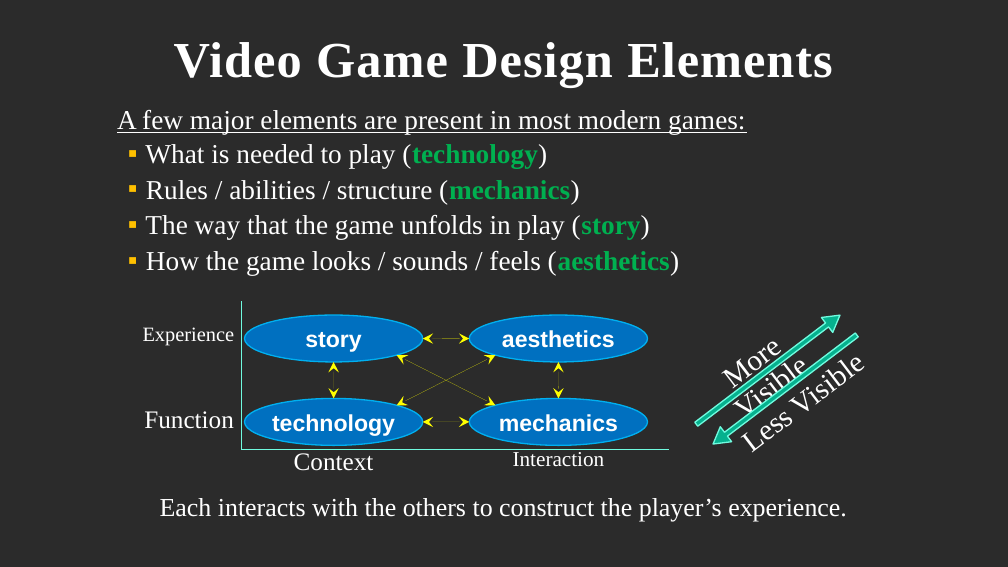
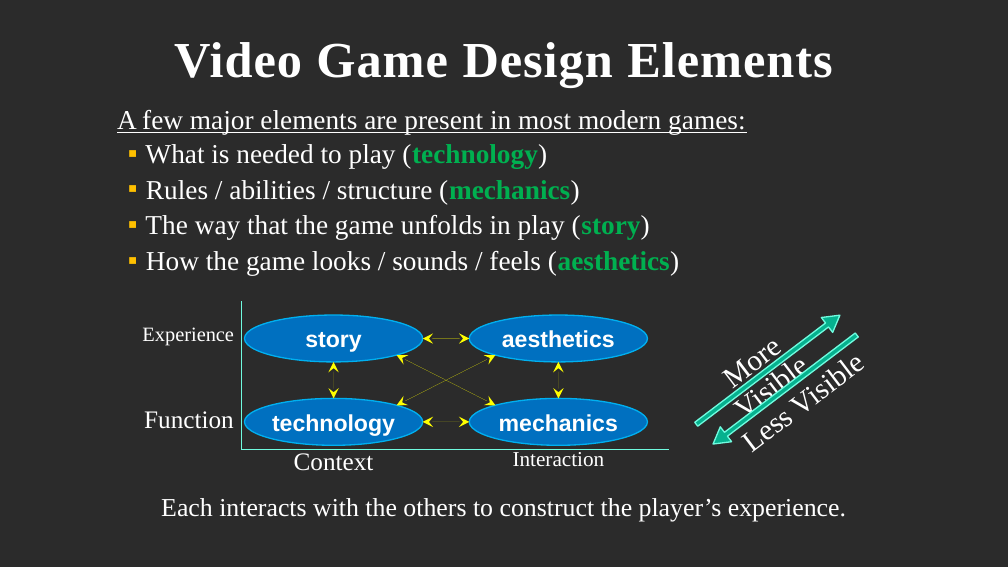
Before and after one commit to doctorjei/ai-java-student-materials, a slide deck: slide 3 of Lecture Slides/AI-TUJ-0B - Game Design Fundamentals.pptx. Drawn at 1008x567 pixels with LibreOffice and Linux fonts; fonts in the diff are those of the drawing; background and template pictures are left out; a plain dark background stands for a picture behind light text. Boxes give left, top, right and bottom in pixels: in the first picture for what was removed or moved away, otherwise in the second. Text is boxed around its words. In the diff, an @@ line names an element or a change of style, - is before the commit and + after.

```diff
--- a/Lecture Slides/AI-TUJ-0B - Game Design Fundamentals.pptx
+++ b/Lecture Slides/AI-TUJ-0B - Game Design Fundamentals.pptx
@@ double arrow (470, 339) - (423, 339): stroke #FFFF00 0.75 pt to #FFFF00 0 pt @@
@@ double arrow (558, 362) - (558, 399): stroke #FFFF00 0.75 pt to #FFFF00 0 pt @@
@@ text "Interaction" at bbox=[513, 452, 605, 466]: size 20.2 to 20.1 pt @@
@@ text "Each interacts with the others ..." at bbox=[161, 498, 846, 522]: size 24.7 to 24.6 pt @@
```
Also in this commit, not shown: 8 other slides changed.
